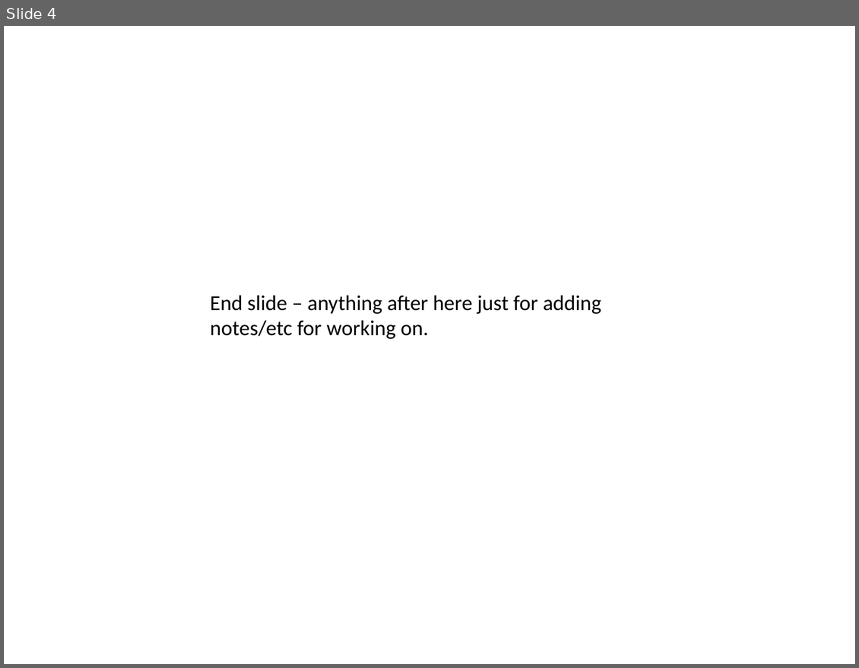
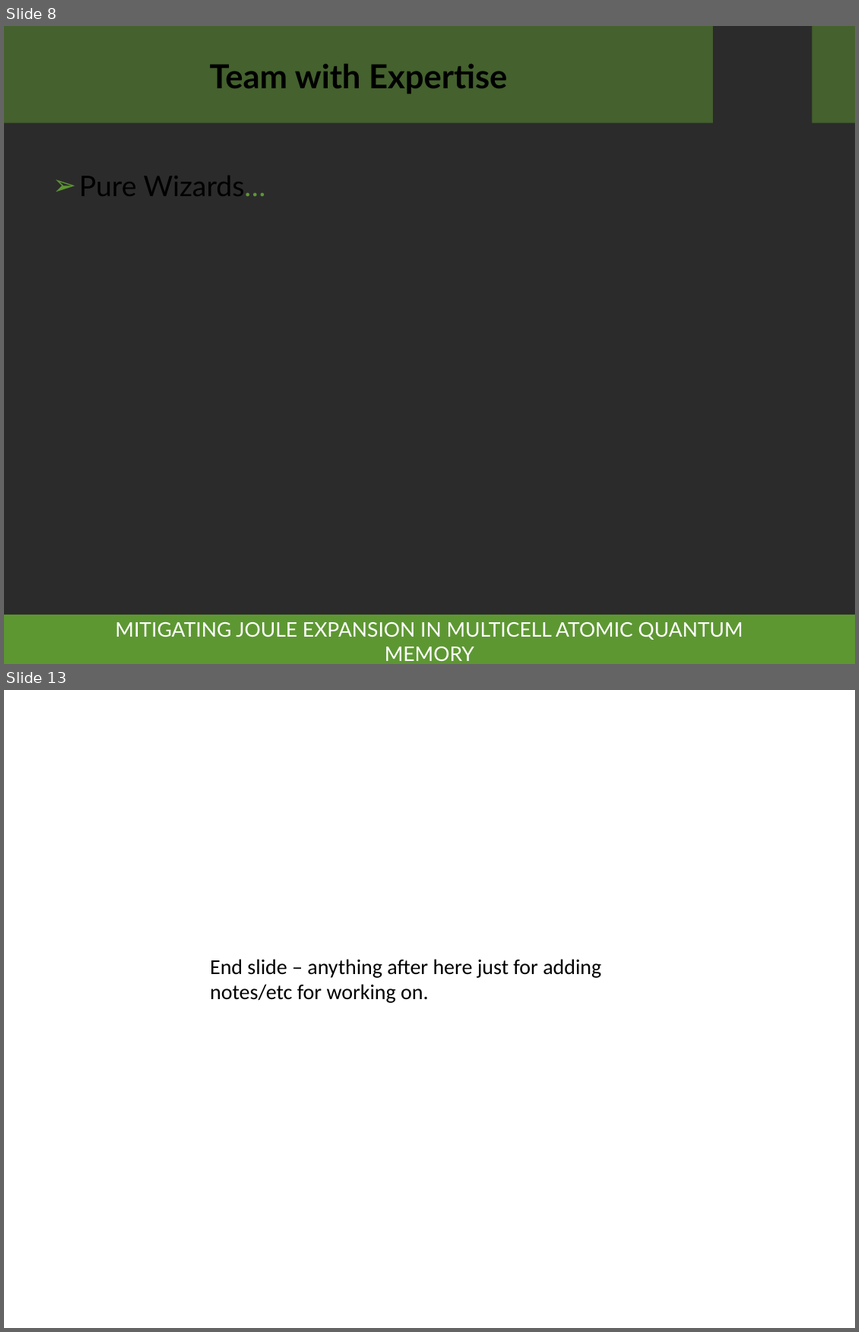
Before and after one commit to lrussell676/PH551_Group_Files, a slide deck: Main_Talk.pptx. Shown one above the other, each under a label of ours: slide 4 before the commit, slides 8 and 13 after it; the slides between them are not shown. The pictures are 859x668 and 859x1332 pixels, drawn with LibreOffice and Linux fonts; fonts in the diff are those of the drawing; background and template pictures are left out; a plain dark background stands for a picture behind light text. Boxes give left, top, right and bottom in pixels: in the first picture for what was removed or moved away, otherwise in the second. Text is boxed around its words. In the diff, an @@ line names an element or a change of style, - is before the commit and + after.

```diff
--- a/Main_Talk.pptx
+++ b/Main_Talk.pptx
@@ slide 8 added at box(4, 26, 855, 664), background picture (left out) @@
@@ rectangle added at box(4, 26, 713, 123), fill #5D9732 at 50% opacity @@
@@ rectangle added at box(812, 26, 855, 123), fill #5D9732 at 50% opacity @@
@@ title added at box(210, 64, 507, 94), 28 pt, text #000000, bold @@
+Team with Expertise
@@ text added at box(79, 176, 266, 196), 24 pt, text #000000 @@
+➢ Pure Wizards…
@@ rectangle added at box(4, 615, 855, 664), fill #5D9732 @@
@@ subtitle added at box(115, 623, 743, 661), 17 pt, text #FFFFFF @@
+MITIGATING JOULE EXPANSION IN MULTICELL ATOMIC QUANTUM MEMORY
@@ what was slide 4 is now slide 13 @@
```
Also in this commit, not shown: 3 slides changed, 10 other slides added, 1 slide removed.
